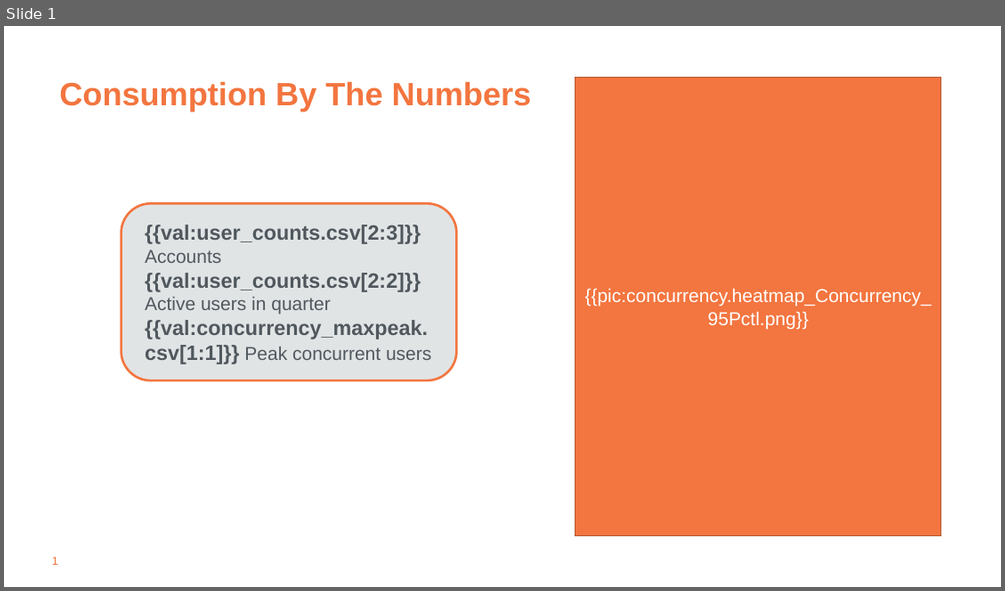
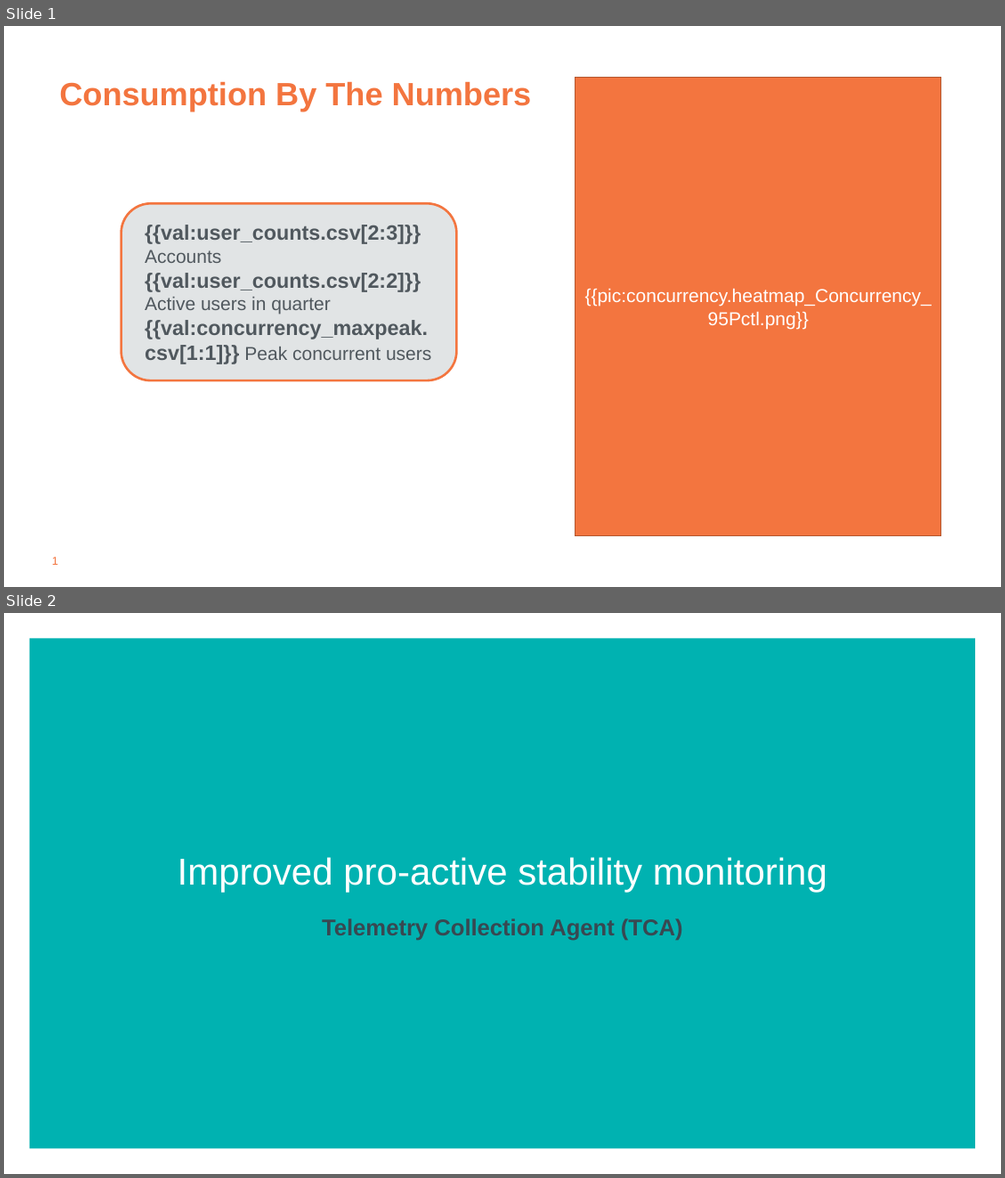
Before and after one commit to tdcoa/sql, a slide deck: filesets/success_plan/success_plan.pptx. Shown one above the other, each under a label of ours: slide 1 before the commit, slides 1 and 2 after it. The pictures are 1005x591 and 1005x1178 pixels, drawn with LibreOffice and Linux fonts; fonts in the diff are those of the drawing; background and template pictures are left out. Boxes give left, top, right and bottom in pixels: in the first picture for what was removed or moved away, otherwise in the second. Text is boxed around its words. In the diff, an @@ line names an element or a change of style, - is before the commit and + after.

```diff
--- a/filesets/success_plan/success_plan.pptx
+++ b/filesets/success_plan/success_plan.pptx
@@ slide 2 added at <box>4,613,1001,1174</box>, background #FFFFFF @@
@@ rectangle added at <box>30,639,975,1149</box>, fill #00B2B1 @@
@@ text added at <box>178,857,827,892</box>, 36 pt, text #FFFFFF @@
+Improved pro-active stability monitoring
@@ subtitle added at <box>322,918,683,941</box>, 22 pt, text #384851, bold @@
+Telemetry Collection Agent (TCA)
@@ rectangle added at <box>40,1135,73,1159</box>, fill #FFFFFF @@
```
Also in this commit, not shown: 3 other slides added.
